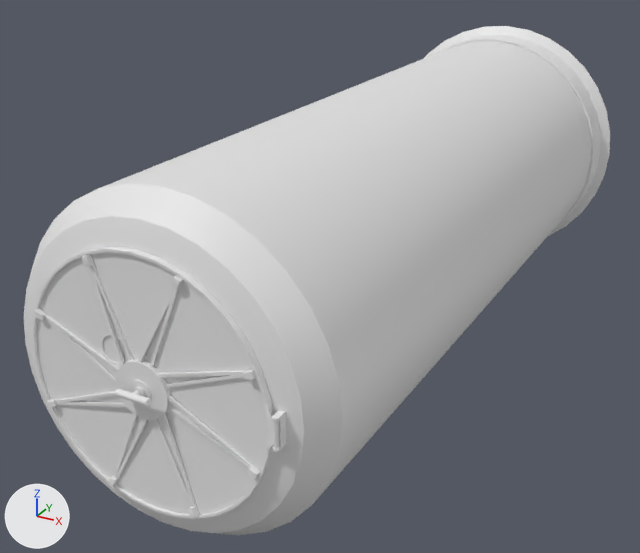
A saved change to the glTF model Models/glTF_Exports/Airlock.glb.
Rendered twice from a 50 mm camera at (0.531, -1.65, 0.466) aimed at (-0.059, -0.577, -0.071). Every picture has the same lights, and +X, +Y and +Z are marked at lower left. Where no turn or scale is listed for an object, it has been applied to the vertices. Vertices at the same position are counted once.

Names of what the first picture shows: 'AirlockDoor2', 'AirlockStructure'.
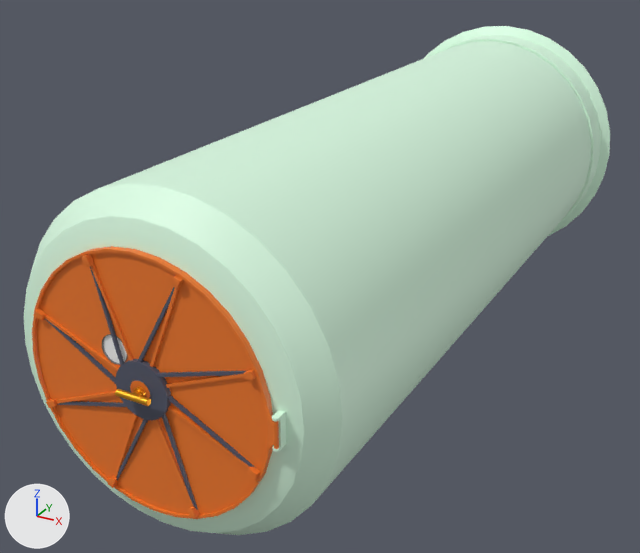
Pixel boxes (x1, y1, x2, y2) of what changed, in the pictures (640 x 553 px):
'AirlockStructure', recoloured: (24, 26, 610, 535) in both
part 1 of me_cylinder_008, recoloured (grey to orange): (32, 246, 279, 519) in both
part 2 of me_cylinder_008, recoloured: (102, 334, 127, 365) in both
part 3 of me_cylinder_008, recoloured: (44, 267, 256, 510) in both
part 4 of me_cylinder_008, recoloured: (103, 335, 127, 363) in both
part 5 of me_cylinder_008, recoloured (white to orange): (115, 386, 151, 406) in both

What changed in the scene script:
```text
Add mat_metal_steel:
    mat_metal_steel = principled_material('Metal_Steel')
    mat_metal_steel.base_color = (0.296, 0.296, 0.296)  # grey #949494
    mat_metal_steel.metallic = 1.0
    mat_metal_steel.roughness = 0.741
Add mat_glass_in_equipment:
    mat_glass_in_equipment = principled_material('Glass_in_Equipment')
    mat_glass_in_equipment.base_color = (1.0, 1.0, 1.0)  # white #ffffff
    mat_glass_in_equipment.roughness = 0.0
Add mat_pumpkin_semigloss:
    mat_pumpkin_semigloss = principled_material('Pumpkin_Semigloss')
    mat_pumpkin_semigloss.base_color = (0.871, 0.191, 0.0212)  # orange #f07928
Add mat_bluegray_semigloss:
    mat_bluegray_semigloss = principled_material('BlueGray_Semigloss')
    mat_bluegray_semigloss.base_color = (0.0855, 0.096, 0.142)  # dark blue #535769
Add mat_yelloworange_metallic:
    mat_yelloworange_metallic = principled_material('YellowOrange_Metallic')
    mat_yelloworange_metallic.base_color = (0.939, 0.462, 0.0343)  # orange #f8b534
    mat_yelloworange_metallic.metallic = 1.0
    mat_yelloworange_metallic.roughness = 0.4
Add mat_mint_semigloss:
    mat_mint_semigloss = principled_material('Mint_Semigloss')
    mat_mint_semigloss.base_color = (0.726, 1.0, 0.789)  # white #ddffe6
Change me_cylinder_011:
    where me_cylinder_011.from_pydata(...)  # 942 vertices, 1812 faces; spans x -0.222..0.222, y -1.06..0.056, z -0.222..0.222
    add me_cylinder_011.materials.append(mat_mint_semigloss)  # white #ddffe6
Change me_cylinder_008:
    where me_cylinder_008.from_pydata(...)  # 1729 vertices, 3310 faces; spans x -0.309..0.002, y -0.018..0.029, z -0.151..0.151
    used by ob_airlockdoor2; location = (0.159, -1.057, 0.0)
    me_cylinder_008 part 1: 849 faces spanning x -0.309..0.002, y -0.002..0.017, z -0.151..0.151 switch from no material to mat_pumpkin_semigloss (orange #f07928)
    me_cylinder_008 part 2: 509 faces spanning x -0.211..-0.178, y 0.005..0.01, z 0.019..0.052 switch from no material to mat_metal_steel (grey #949494)
    me_cylinder_008 part 3: 608 faces spanning x -0.291..-0.025, y -0.002..0.017, z -0.133..0.133 switch from no material to mat_bluegray_semigloss (dark blue #535769)
    me_cylinder_008 part 4: 60 faces spanning x -0.21..-0.178, y 0.007..0.008, z 0.019..0.052 switch from no material to mat_glass_in_equipment (white #ffffff)
    me_cylinder_008 part 5: 1130 faces spanning x -0.178..-0.138, y -0.018..0.029, z -0.006..0.006 switch from no material to mat_yelloworange_metallic (orange #f8b534)
```
